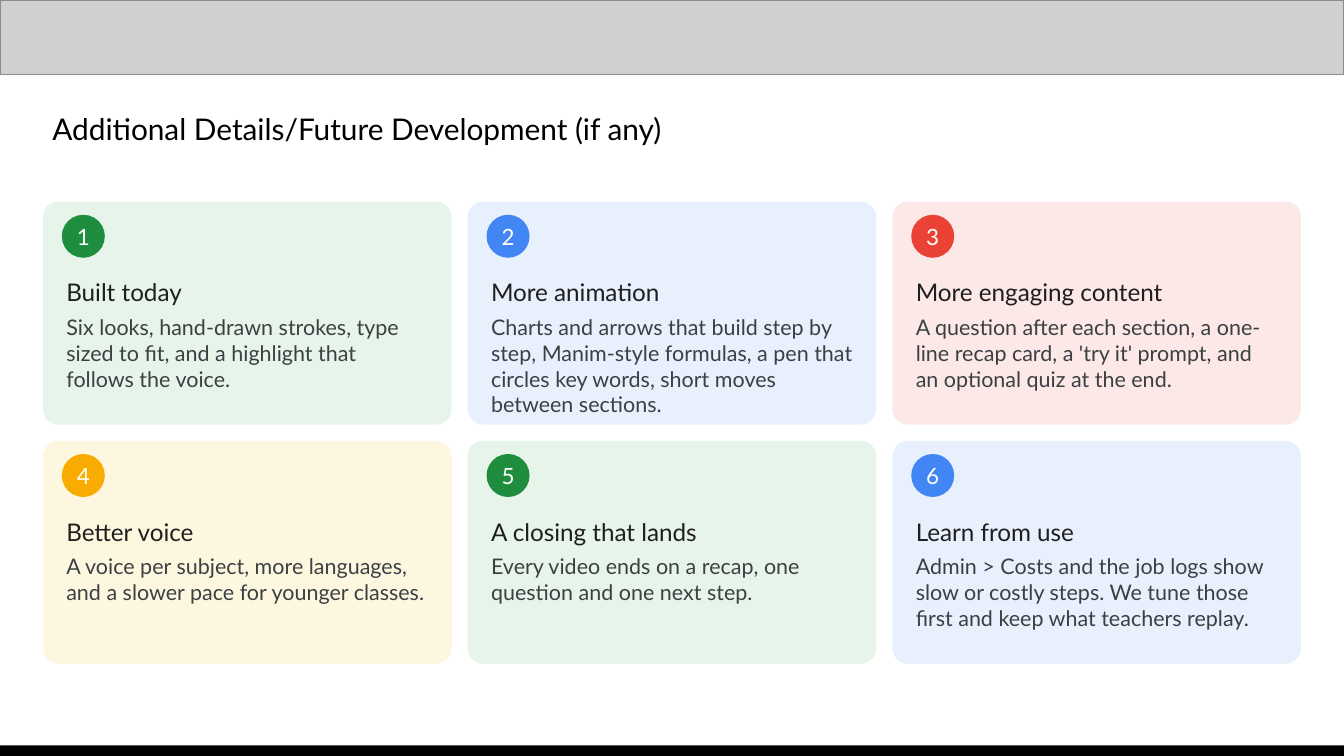
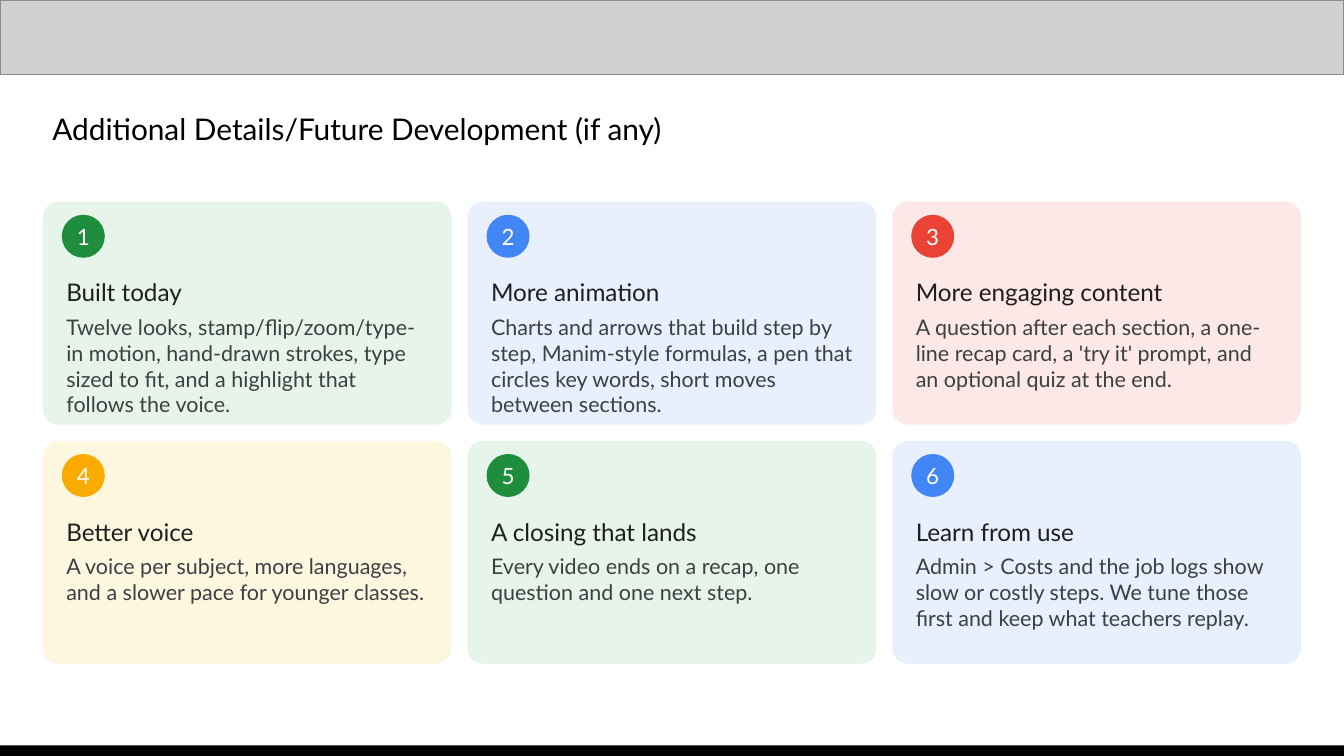
Before and after one commit to saitej123/Gemini-Multimodal-Studio, a slide deck: slide 13 of Template/Out/Multimodal Studio - AI Builder Cup.pptx. Drawn at 1344x756 pixels with LibreOffice and Linux fonts; fonts in the diff are those of the drawing; grey boxes stand for pictures. Boxes give left, top, right and bottom in pixels: in the first picture for what was removed or moved away, otherwise in the second. Text is boxed around its words. In the diff, an @@ line names an element or a change of style, - is before the commit and + after.

```diff
--- a/Template/Out/Multimodal Studio - AI Builder Cup.pptx
+++ b/Template/Out/Multimodal Studio - AI Builder Cup.pptx
@@ text in rounded rectangle at (x1=66, y1=319, x2=415, y2=412): text changed @@
-Six looks, hand-drawn strokes, type sized to fit, and a highlight that follows the voice.
+Twelve looks, stamp/flip/zoom/type-in motion, hand-drawn strokes, type sized to fit, and a highlight that follows the voice.
```
Also in this commit, not shown: 6 other slides changed, 1 slide added, 24 other files.
